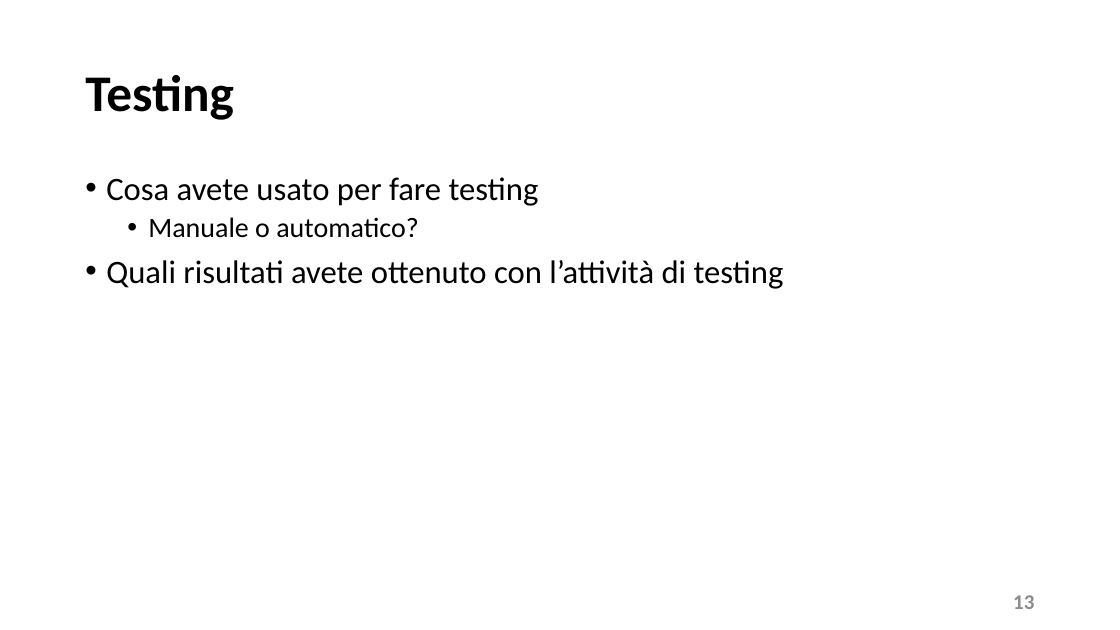
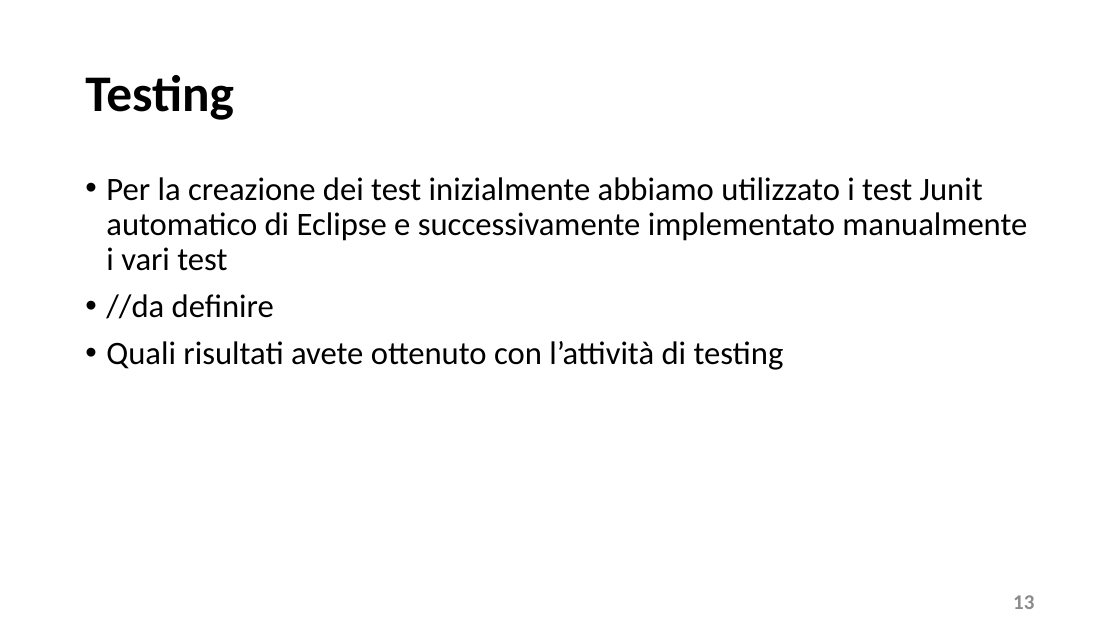
Before and after one commit to FilippoBolis/MED_Progetto_Ing_Software_23_24, a slide deck: slide 13 of MED/doc/Presentazione M.E.D.pptx. Drawn at 1120x630 pixels with LibreOffice and Linux fonts; fonts in the diff are those of the drawing. Boxes give left, top, right and bottom in pixels: in the first picture for what was removed or moved away, otherwise in the second. Text is boxed around its words. In the diff, an @@ line names an element or a change of style, - is before the commit and + after.

```diff
--- a/MED/doc/Presentazione M.E.D.pptx
+++ b/MED/doc/Presentazione M.E.D.pptx
@@ text at [106,177,1027,319]: text changed @@
-• Cosa avete usato per fare testing
-  • Manuale o automatico?
+• Per la creazione dei test inizialmente abbiamo utilizzato i test Junit automatico di Eclipse e successivamente implementato manualmente i vari test
+• //da definire
```
Also in this commit, not shown: 11 other slides changed.
